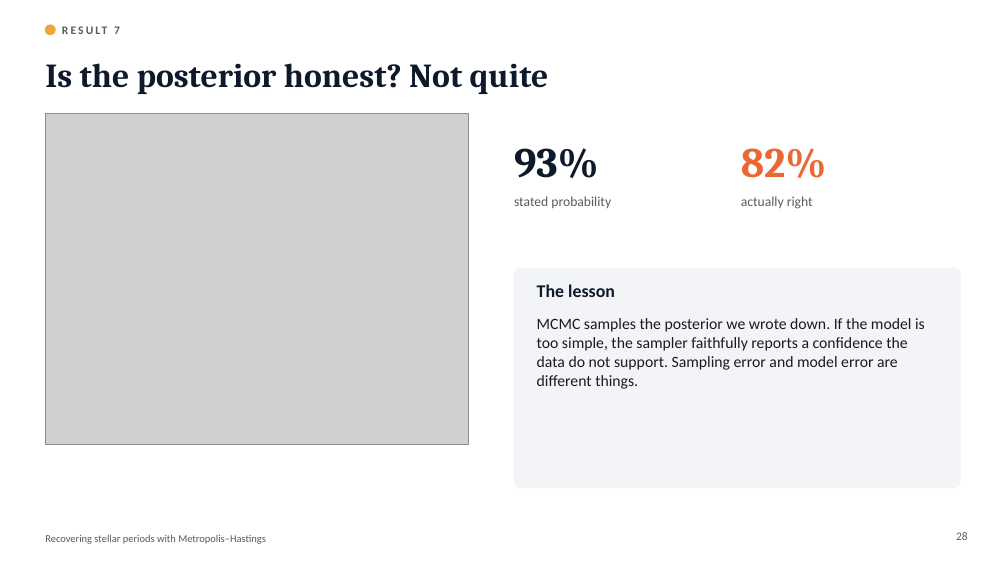
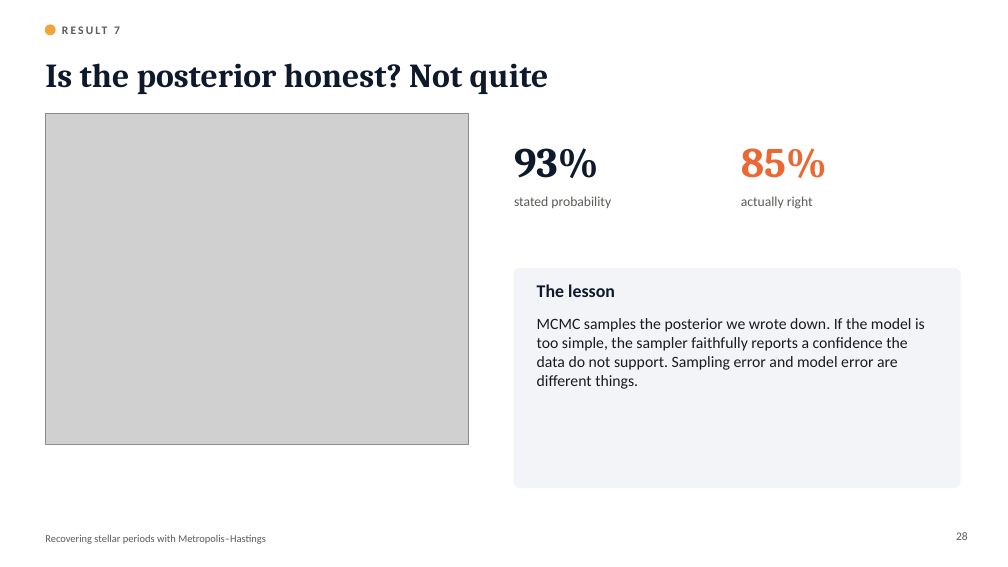
Before and after one commit to cognitogramma/StarSearch-, a slide deck: slide 28 of slides/Stellar_Periods_MH.pptx. Drawn at 1008x567 pixels with LibreOffice and Linux fonts; fonts in the diff are those of the drawing; grey boxes stand for pictures. Boxes give left, top, right and bottom in pixels: in the first picture for what was removed or moved away, otherwise in the second. Text is boxed around its words. In the diff, an @@ line names an element or a change of style, - is before the commit and + after.

```diff
--- a/slides/Stellar_Periods_MH.pptx
+++ b/slides/Stellar_Periods_MH.pptx
@@ text at [741,148,827,178]: text changed @@
-82%
+85%
```
Also in this commit, not shown: 6 other slides changed, 3 slides added, 40 other files.
